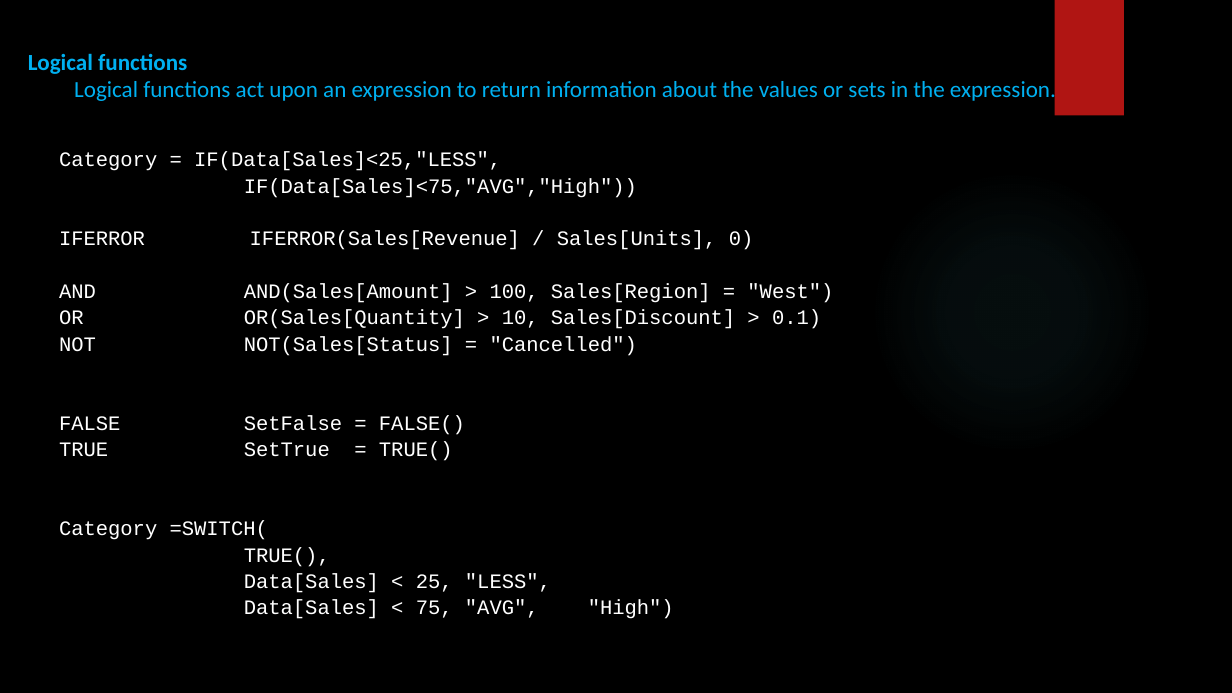
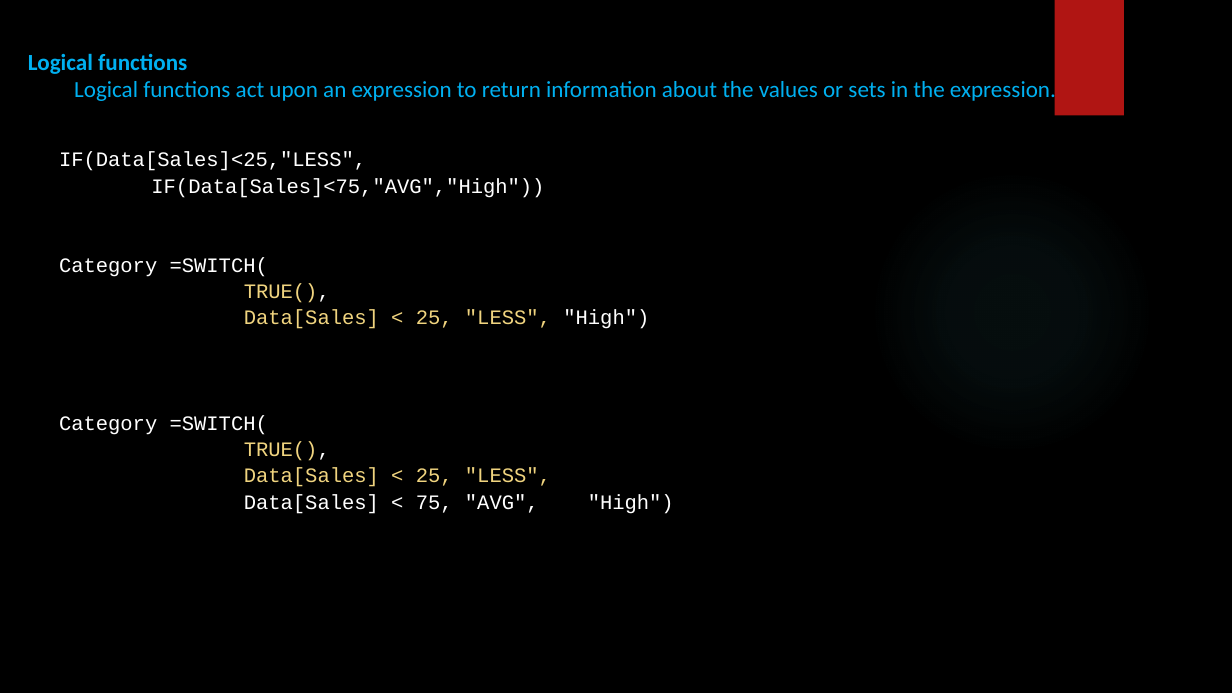
Before and after one commit to SHIVRAJSHINDE/Ethans, a slide deck: slide 7 of 17 18 20/5.Power Bi/5) Dax/Dax.pptx. Drawn at 1232x693 pixels with LibreOffice and Linux fonts; fonts in the diff are those of the drawing; background and template pictures are left out. Boxes give left, top, right and bottom in pixels: in the first picture for what was removed or moved away, otherwise in the second. Text is boxed around its words. In the diff, an @@ line names an element or a change of style, - is before the commit and + after.

```diff
--- a/17 18 20/5.Power Bi/5) Dax/Dax.pptx
+++ b/17 18 20/5.Power Bi/5) Dax/Dax.pptx
@@ text at (x1=59, y1=152, x2=366, y2=171): text changed @@
-Category = IF(Data[Sales]<25,"LESS",
+IF(Data[Sales]<25,"LESS",
@@ text at (x1=59, y1=257, x2=649, y2=329): text changed; text colour #FFFFFF to #F0D47F @@
-IFERROR IFERROR(Sales[Revenue] / Sales[Units], 0)
-AND AND(Sales[Amount] > 100, Sales[Region] = "West")
-OR OR(Sales[Quantity] > 10, Sales[Discount] > 0.1)
-NOT NOT(Sales[Status] = "Cancelled")
-FALSE SetFalse = FALSE()
-TRUE SetTrue = TRUE()
+Category =SWITCH(
+    TRUE(),
+    Data[Sales] < 25, "LESS", "High")
@@ text at (x1=244, y1=442, x2=551, y2=487): text colour #FFFFFF to #F0D47F in "TRUE(),", "Data[Sales] < 25, "LESS"," @@
```
Also in this commit, not shown: 5 other slides changed, 6 slides added, 1 slide removed, 38 other files.
